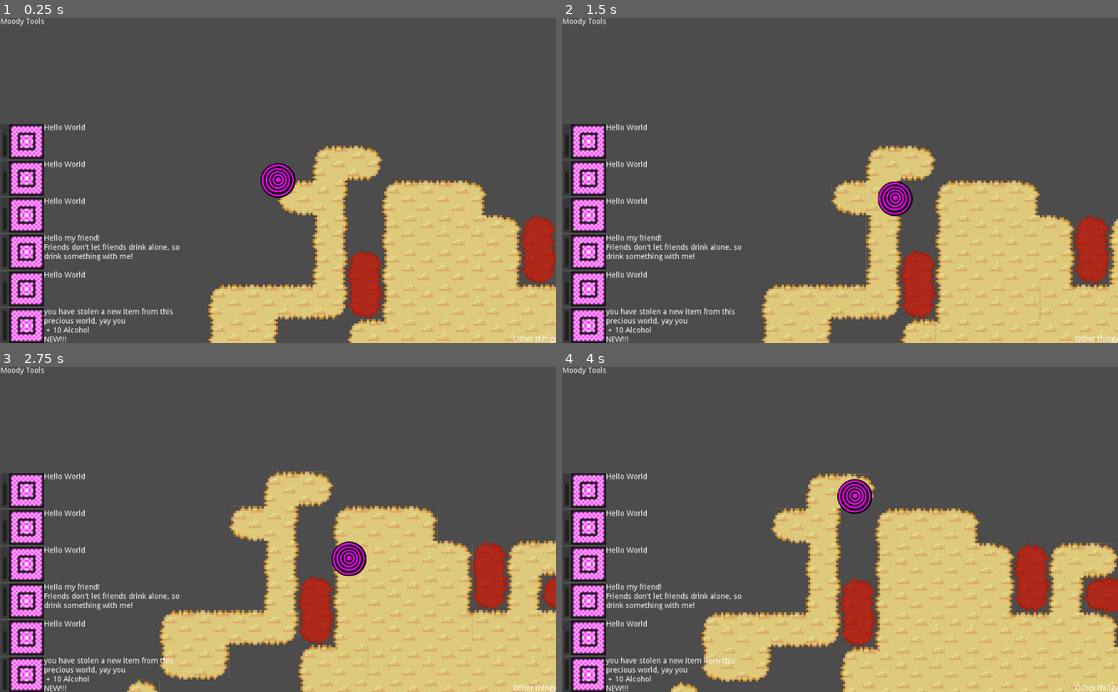
Above: before the commit, frames 1-4 (two rows, left to right).
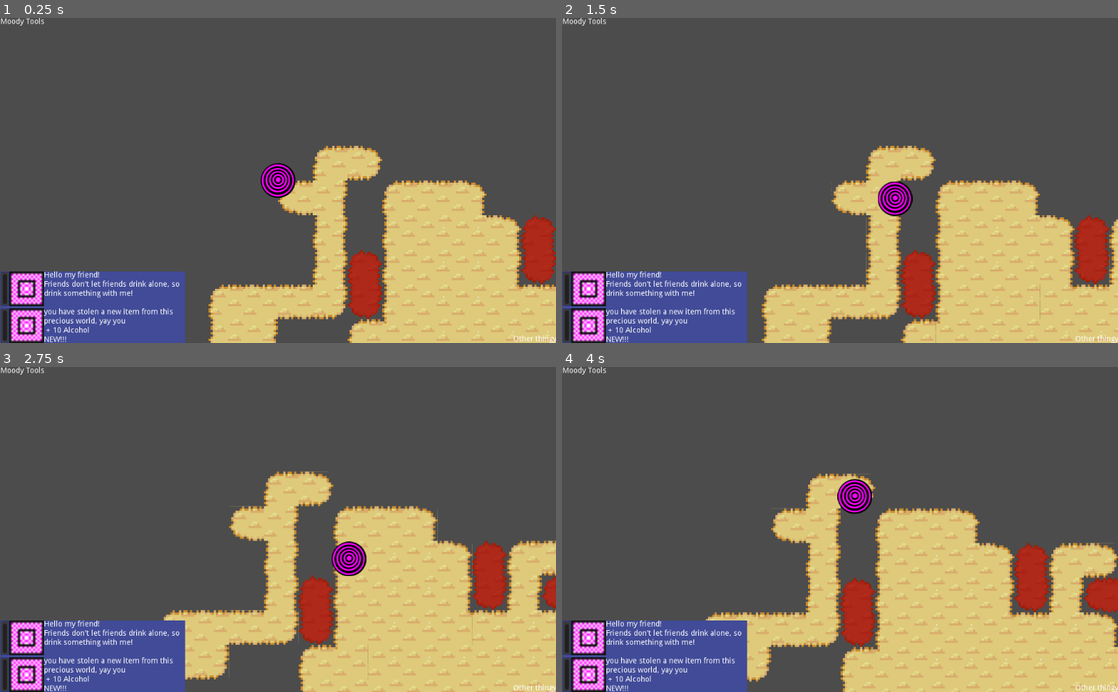
Above: after the commit, the same moments.

Repository: xFrednet/moody-tools
Game: Godot game, scene res://in_game.tscn
Two runs of this game, one before a commit and one after it. Both use one fixed random seed, a clock stepped at 60 frames per second and the inputs below.
Inputs (mouse positions are in pixels of both pictures, inside the frame that each line leads up to):
- Up to frame 1 (0.25 s): no input
- Up to frame 2 (1.5 s): tap Enter at 0.5 s; move the mouse to (962, 164) at 0.52 s; hold D (right) 0.53-1.28 s; click (962, 164) at 0.67 s; move the mouse to (728, 196) at 1.27 s; hold S (down) from 1.28 s (still down)
- Up to frame 3 (2.75 s): move the mouse to (333, 458) at 2.02 s; release S (down) at 2.03 s; hold D (right) from 2.03 s (still down)
- Up to frame 4 (4 s): move the mouse to (812, 594) at 2.77 s; release D (right) at 2.78 s; hold W (up) 2.78-3.53 s; click (812, 594) at 2.92 s; move the mouse to (1006, 578) at 3.52 s; hold A (left) from 3.53 s (still down)

The runs differ from the first frame. In frame 1, 9.1% of the frame differs, in the area x 0-34%, y 32-100%; in frame 2, 9.1%; in frame 3, 9.1%; in frame 4, 9.1%.

Commit message:
Reduced the GUI interactions to the backpack and boots

Diff:
--- a/item/item.gd
+++ b/item/item.gd
@@ -32,11 +32,11 @@
 	# Popup
 	popup = PopupMenu.new()
 	self.add_child(popup)
-	popup.add_item("Give to: Helmet"  , 1001)
-	popup.add_item("Give to: Shirt"   , 1002)
-	popup.add_item("Give to: Pants"   , 1003)
+#	popup.add_item("Give to: Helmet"  , 1001)
+#	popup.add_item("Give to: Shirt"   , 1002)
+#	popup.add_item("Give to: Pants"   , 1003)
 	popup.add_item("Give to: Boots"   , 1004)
-	popup.add_item("Give to: Weapon"  , 1005)
+#	popup.add_item("Give to: Weapon"  , 1005)
 	popup.add_item("Give to: Backpack", 1006)
 	popup.add_separator()
 	popup.add_item("Drop", 2001)
--- a/ui/ingame/ingame_ui.tscn
+++ b/ui/ingame/ingame_ui.tscn
@@ -31,10 +31,20 @@
 "_edit_use_anchors_": false
 }
 
+[node name="ColorRect" type="ColorRect" parent="."]
+anchor_top = 1.0
+anchor_bottom = 1.0
+margin_top = -132.0
+margin_right = 340.0
+color = Color( 0.254902, 0.294118, 0.596078, 1 )
+__meta__ = {
+"_edit_use_anchors_": false
+}
+
 [node name="tool_status_display" type="VBoxContainer" parent="."]
 anchor_top = 1.0
 anchor_bottom = 1.0
-margin_top = -404.0
+margin_top = -132.0
 margin_right = 256.0
 grow_vertical = 0
 __meta__ = {
@@ -42,18 +52,21 @@
 }
 
 [node name="helmet" parent="tool_status_display" instance=ExtResource( 2 )]
+visible = false
 anchor_top = 0.0
 anchor_bottom = 0.0
 margin_top = 0.0
 margin_bottom = 64.0
 
 [node name="shirt" parent="tool_status_display" instance=ExtResource( 2 )]
+visible = false
 anchor_top = 0.0
 anchor_bottom = 0.0
-margin_top = 68.0
-margin_bottom = 132.0
+margin_top = 0.0
+margin_bottom = 64.0
 
 [node name="pants" parent="tool_status_display" instance=ExtResource( 2 )]
+visible = false
 anchor_top = 0.0
 anchor_bottom = 0.0
 margin_top = 136.0
@@ -62,10 +75,11 @@
 [node name="boots" parent="tool_status_display" instance=ExtResource( 2 )]
 anchor_top = 0.0
 anchor_bottom = 0.0
-margin_top = 204.0
-margin_bottom = 268.0
+margin_top = 0.0
+margin_bottom = 64.0
 
 [node name="weapon" parent="tool_status_display" instance=ExtResource( 2 )]
+visible = false
 anchor_top = 0.0
 anchor_bottom = 0.0
 margin_top = 272.0
@@ -74,8 +88,8 @@
 [node name="backpack" parent="tool_status_display" instance=ExtResource( 2 )]
 anchor_top = 0.0
 anchor_bottom = 0.0
-margin_top = 340.0
-margin_bottom = 404.0
+margin_top = 68.0
+margin_bottom = 132.0
 
 [node name="backpack_ui" parent="." instance=ExtResource( 3 )]
 anchor_left = 0.5
